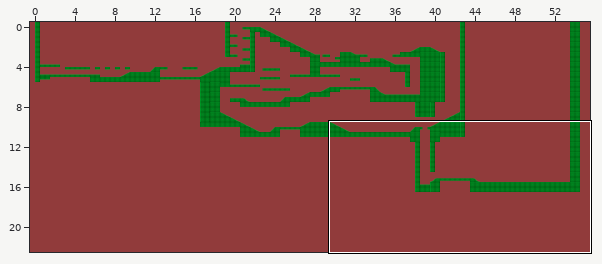
Tiled map: assets/levels/R1/Z2.tmx. The first picture is a wide view before the edit; the outline marks the close-up.
Close-up. First the earlier version:
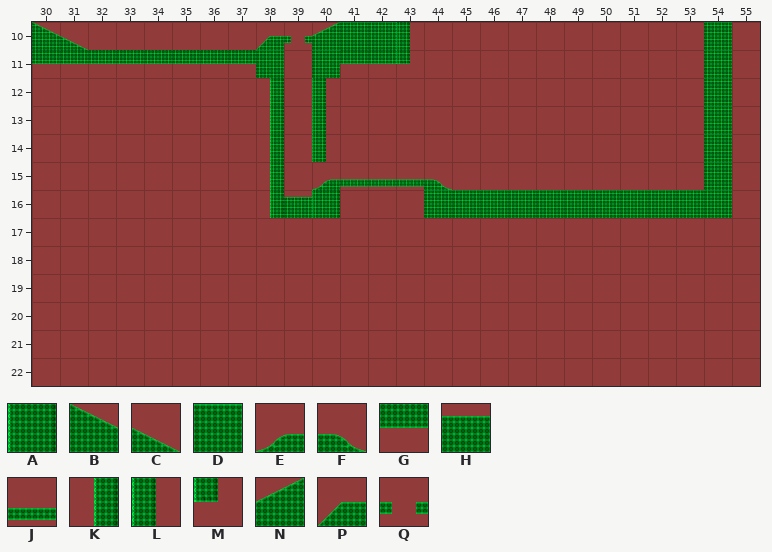
Cells are 128x128 px. Shown: x 30..55, y 10..22. The commit also changed other parts of the map, which this record leaves out.
Key: from "128x128": A 1, B 5, C 6, D 11, E 12, F 14, G 15, H 23, J 26, K 27, L 28, M 30, N 42, P 45, Q 50.
_ is an empty cell.
Layer "LAYER0" before, first column x 30:
10 BC______PQNDDL__________D_
11 GGGGGGGGD_DGGM__________D_
12 ________K_L_____________D_
13 ________K_L_____________D_
14 ________K_L_____________D_
15 ________K_EJJJF_________D_
16 ________KHA___DDDDDDDDDDD_
17 __________________________
18 __________________________
19 __________________________
20 __________________________
21 __________________________
22 __________________________
After:
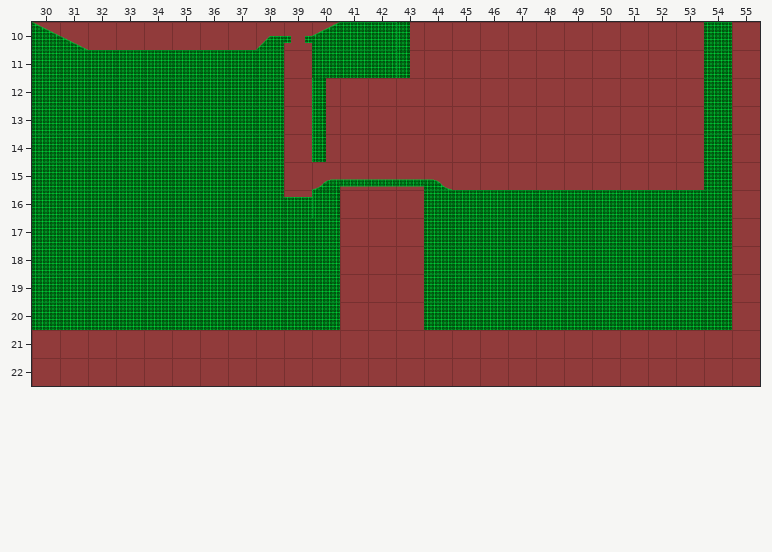
Difference:
Layer "LAYER0":
y 11: x 30..37 GGGGGGGG -> DDDDDDDD; x 41..43 GGM -> DDL
y 12..16: x 30..38 ________K -> DDDDDDDDD
y 17..20: x 30..40 ___________ -> DDDDDDDDDDD; x 44..54 ___________ -> DDDDDDDDDDD
Pixel boxes of the changes (left, top, right, bottom) in both close-ups:
changed: (32, 50, 340, 330)
changed: (340, 50, 410, 78)
added: (424, 218, 732, 330)
